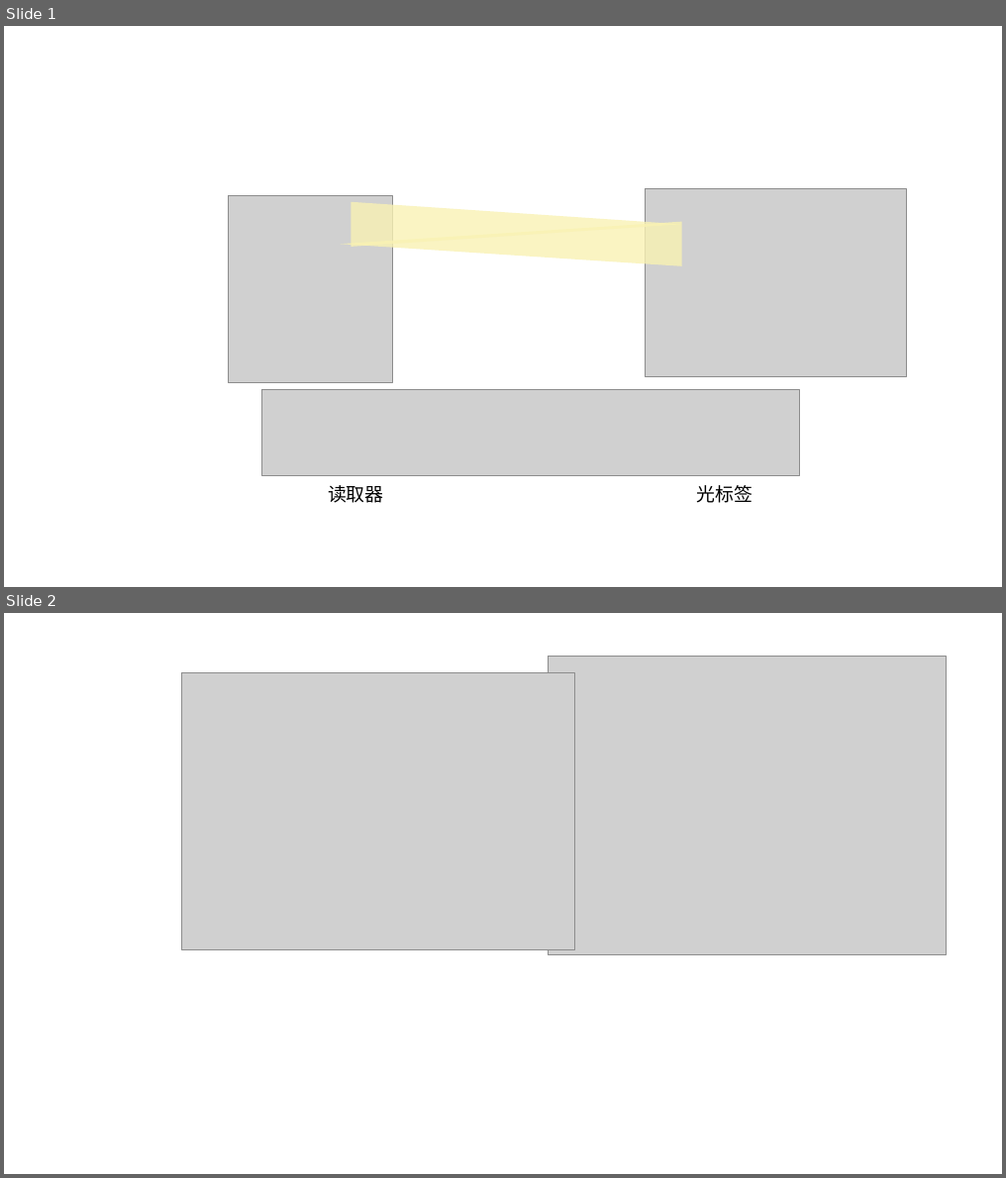
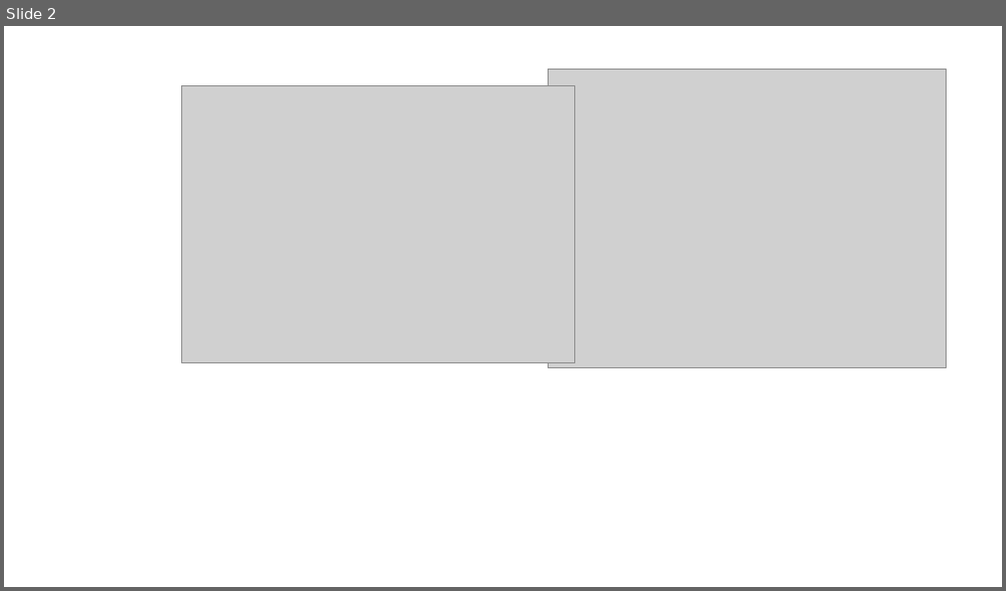
Before and after one commit to Motren909/pkuthesis_proposal, a slide deck: latex/pkuthss/tex/figs/New Microsoft PowerPoint Presentation.pptx. Shown one above the other, each under a label of ours: slides 1 and 2 before the commit, slide 2 after it. The pictures are 1006x1178 and 1006x591 pixels, drawn with LibreOffice and Linux fonts; fonts in the diff are those of the drawing; grey boxes stand for pictures. Boxes give left, top, right and bottom in pixels: in the first picture for what was removed or moved away, otherwise in the second. Text is boxed around its words. In the diff, an @@ line names an element or a change of style, - is before the commit and + after.

```diff
--- a/latex/pkuthss/tex/figs/New Microsoft PowerPoint Presentation.pptx
+++ b/latex/pkuthss/tex/figs/New Microsoft PowerPoint Presentation.pptx
@@ slide 1 removed at (x1=4, y1=26, x2=1002, y2=587), background #FFFFFF @@
@@ picture removed at (x1=228, y1=196, x2=392, y2=383) @@
@@ triangle removed at (x1=351, y1=202, x2=682, y2=247) @@
@@ picture removed at (x1=645, y1=189, x2=907, y2=377) @@
@@ triangle removed at (x1=340, y1=222, x2=682, y2=267) @@
@@ picture removed at (x1=262, y1=390, x2=800, y2=475) @@
@@ text removed at (x1=328, y1=485, x2=384, y2=503) @@
-读取器
@@ text removed at (x1=696, y1=485, x2=752, y2=503) @@
-光标签
```
Also in this commit, not shown: 5 slides added, 42 other files.
